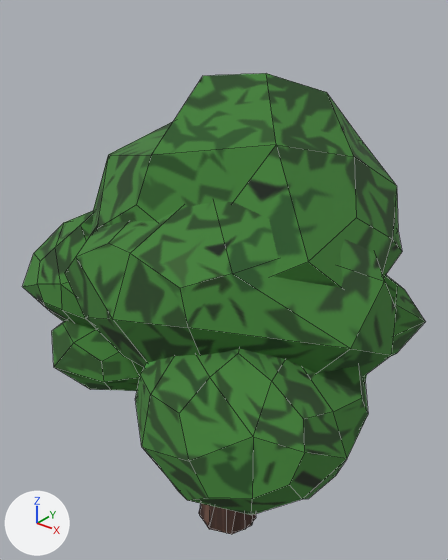
What one commit did to the FBX model Assets/Meshes/GrasslandsMeshes/GrassLandTrees.fbx.
Before and after are seen from a 50 mm camera at (0.0967, -0.1231, 0.1632) aimed at (-0.0093, 0.0094, 0.081). Every picture has the same lights, and +X, +Y and +Z are marked at lower left. Mesh edges are drawn as thin lines. Where no turn or scale is listed for an object, it has been applied to the vertices.

Objects in the first picture: 'Tree_01', 'Tree_02'.
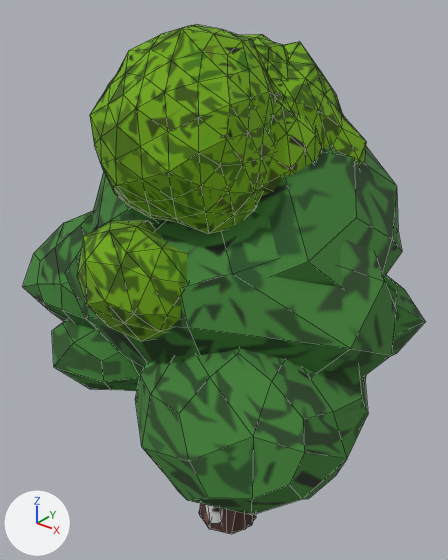
Boxes (x1, y1, x2, y2) around the edits, measured in the pictures (448 x 560 px):
'Tree_04', added (green)
    after: (77, 24, 366, 523)
'Tree_03', added (green)
    after: (240, 34, 322, 196)

Diff of the bpy script that builds the scene:
```diff
--- a/Assets/Meshes/GrasslandsMeshes/GrassLandTrees.fbx.py
+++ b/Assets/Meshes/GrasslandsMeshes/GrassLandTrees.fbx.py
@@ me_mesh_002 @@
+me_mesh_002.from_pydata(...)  # 544 vertices, 919 faces; spans x -0.025..0.025, y -0.024..0.024, z -0.001..0.151
+me_mesh_002.materials.append(mat_standardsurface2)  # picture img_finished_grasslands_png
@@ me_mesh_003 @@
+me_mesh_003.from_pydata(...)  # 618 vertices, 1066 faces; spans x -0.031..0.029, y -0.045..0.04, z -0.001..0.154
+me_mesh_003.materials.append(mat_standardsurface2)  # picture img_finished_grasslands_png
@@ ob_tree_03 @@
+ob_tree_03 = bpy.data.objects.new('Tree_03', me_mesh_002)
+ob_tree_03.location = (-0.002, 0.0001, 0.0006)
@@ ob_tree_04 @@
+ob_tree_04 = bpy.data.objects.new('Tree_04', me_mesh_003)
+ob_tree_04.location = (0.001, -0.0015, 0.0)
```
